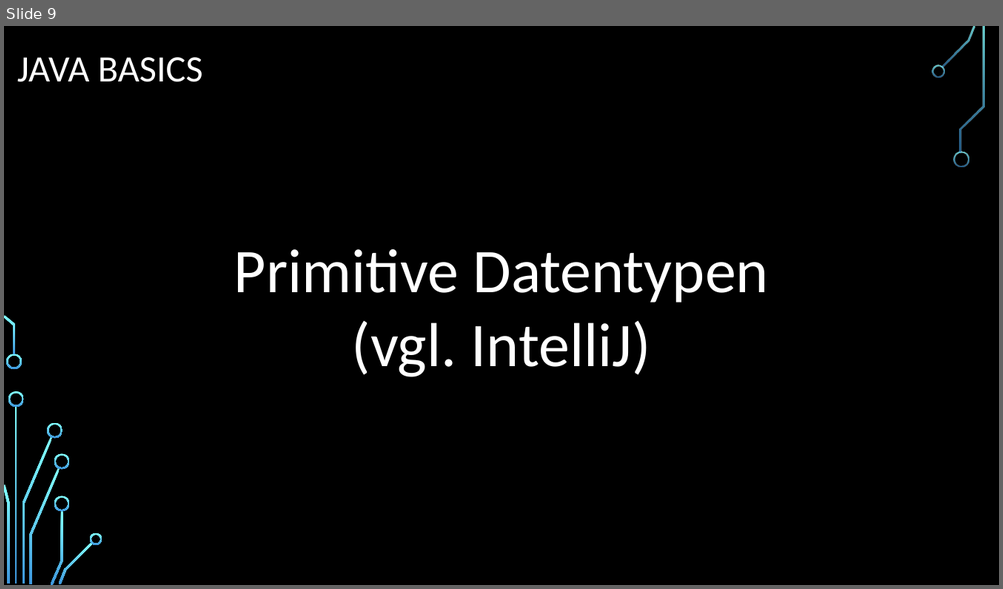
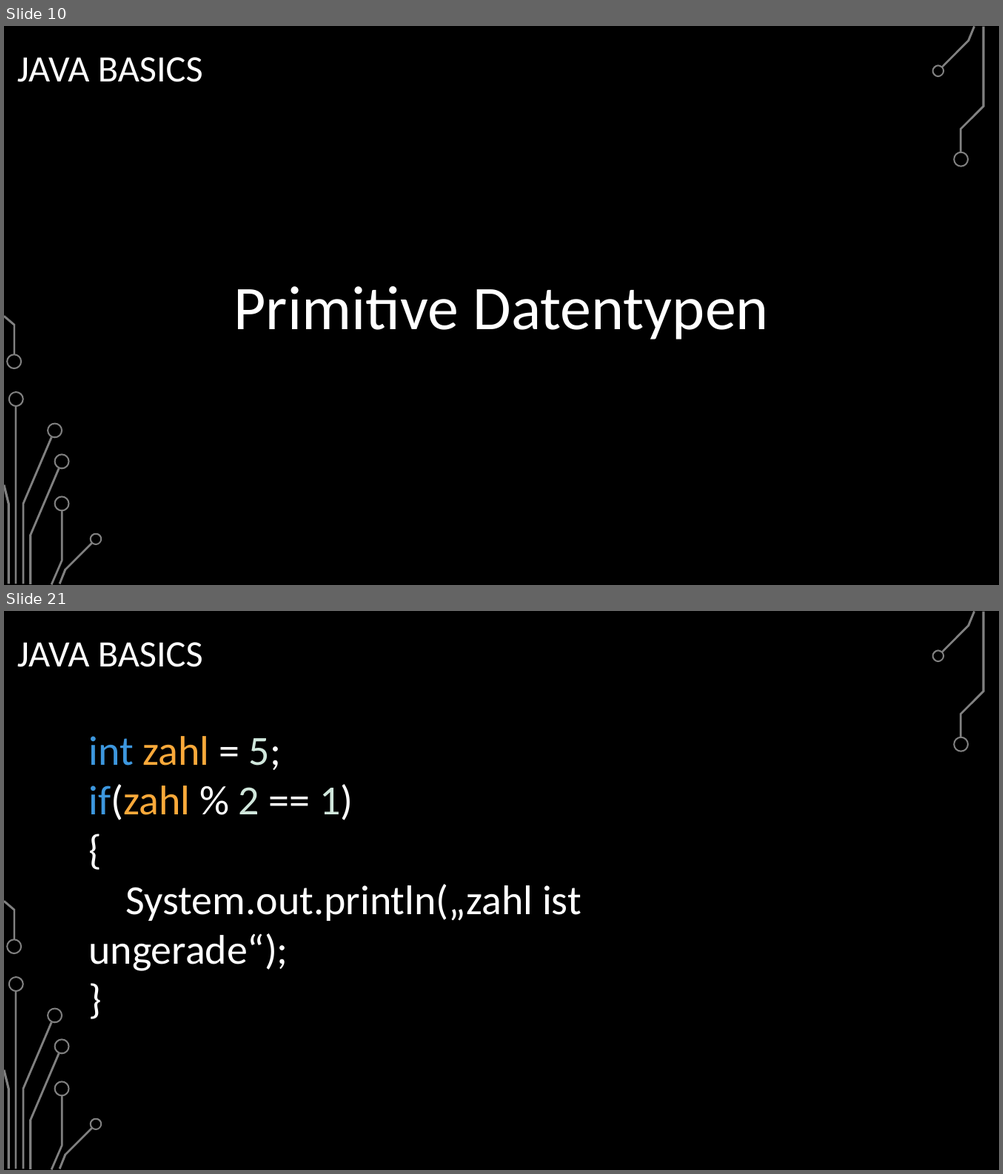
Before and after one commit to BelmontR/Java-Tutorial-Course, a slide deck: Java Grundkurs.pptx. Shown one above the other, each under a label of ours: slide 9 before the commit, slides 10 and 21 after it; the slides between them are not shown. The pictures are 1003x589 and 1003x1174 pixels, drawn with LibreOffice and Linux fonts; fonts in the diff are those of the drawing; background and template pictures are left out. Boxes give left, top, right and bottom in pixels: in the first picture for what was removed or moved away, otherwise in the second. Text is boxed around its words. In the diff, an @@ line names an element or a change of style, - is before the commit and + after.

```diff
--- a/Java Grundkurs.pptx
+++ b/Java Grundkurs.pptx
@@ slide 21 added at (4,611,999,1170), background picture (left out); not listed: 17 template elements that a slide beside it also shows @@
@@ title added at (17,642,203,667), 36 pt, text #FFFFFF @@
+JAVA BASICS
@@ text added at (88,736,581,971), 40 pt, text #FFFFFF @@
+int zahl = 5;
+if(zahl % 2 == 1)
+{
+System.out.println(„zahl ist ungerade“);
+}
@@ what was slide 9 is now slide 10 @@
@@ slide 10 changed as well @@
@@ fill gradient #82FFFF to #3D97DE to #808080 in 17 elements at (6,355,22,370), (4,315,15,355), (15,406,17,585), (22,437,52,584), (8,392,24,407), (4,485,9,584), (47,423,63,439), (29,469,60,585), (51,511,63,585), (54,454,70,470), (54,496,70,511), (59,543,93,585), (90,534,102,545), (941,26,976,67), (931,64,944,78), (953,151,969,167), (960,27,984,153) @@
@@ text at (234,286,768,340): text changed @@
-Primitive Datentypen (vgl. IntelliJ)
+Primitive Datentypen
```
Also in this commit, not shown: 8 other slides changed, 43 other slides added, 2 other files.
